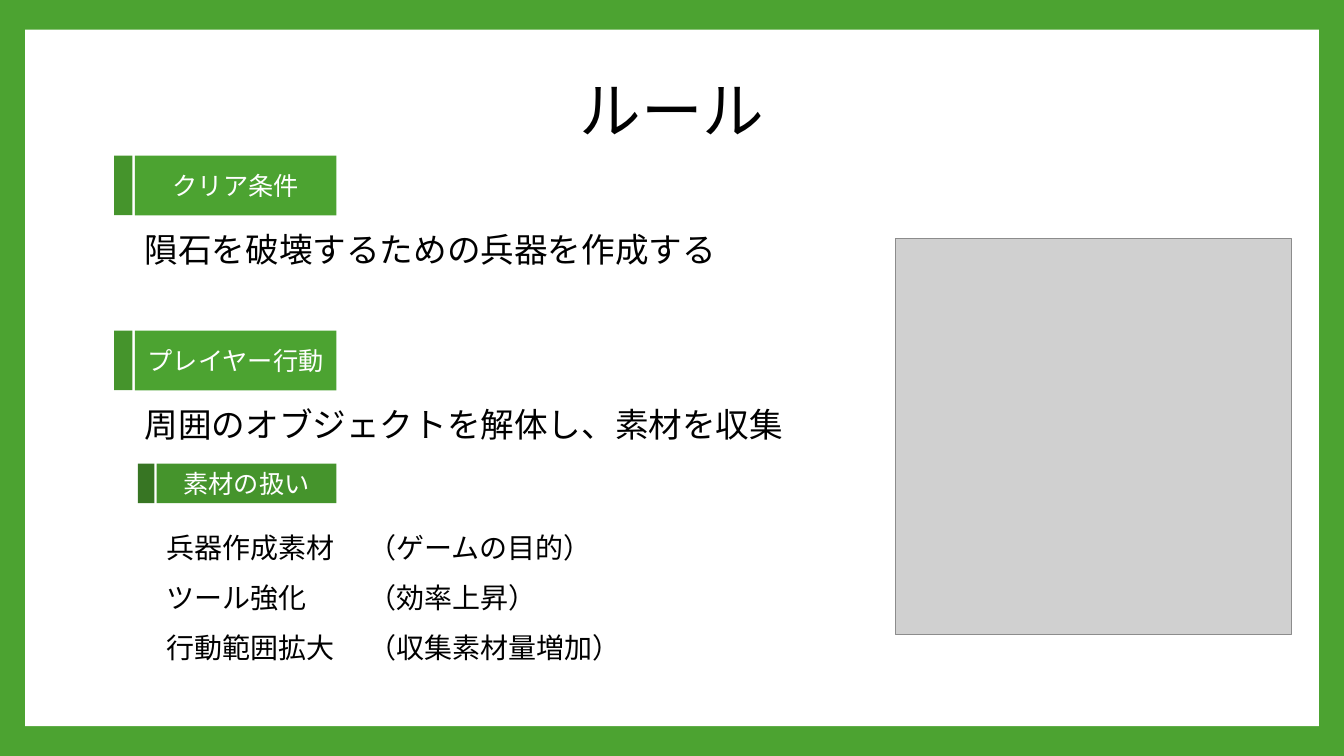
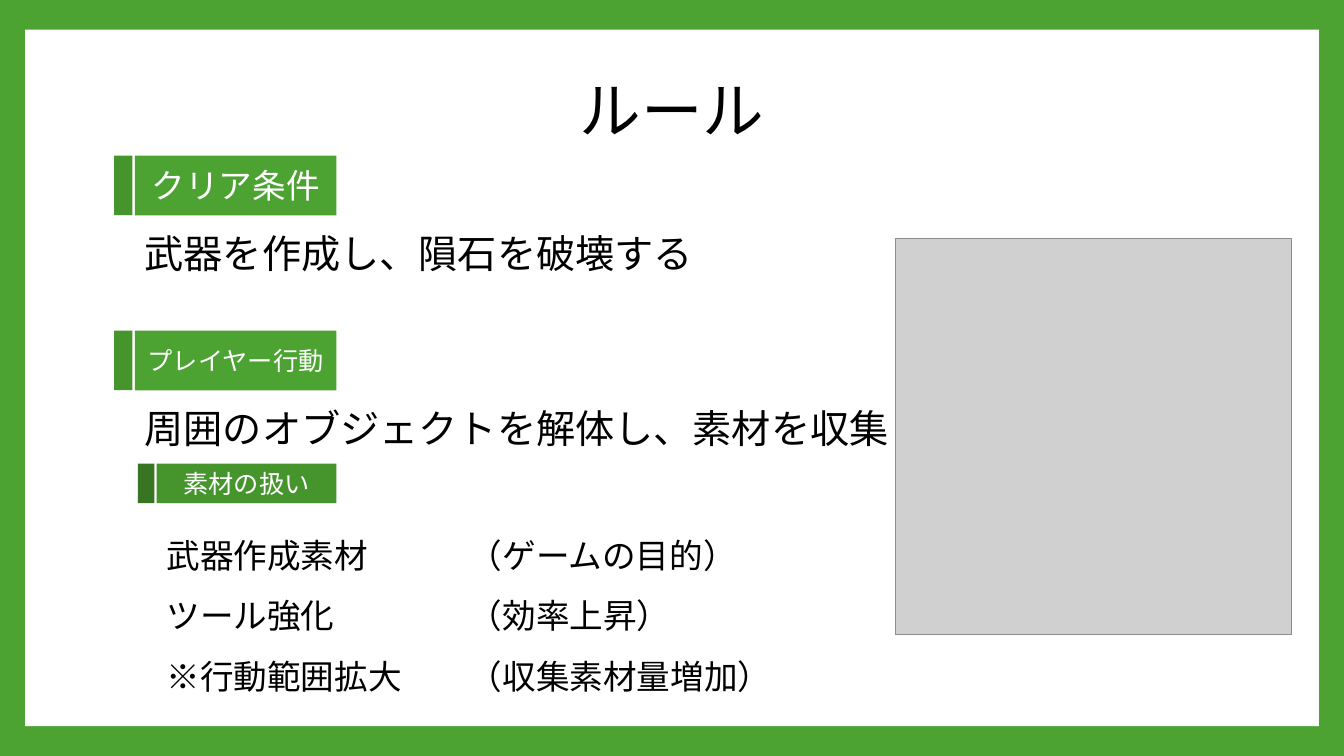
Before and after one commit to A23019/GC_A3_1, a slide deck: slide 8 of 企画/PowerPoint/REBASE_企画書.pptx. Drawn at 1344x756 pixels with LibreOffice and Linux fonts; fonts in the diff are those of the drawing; grey boxes stand for pictures; background and template pictures are left out. Boxes give left, top, right and bottom in pixels: in the first picture for what was removed or moved away, otherwise in the second. Text is boxed around its words. In the diff, an @@ line names an element or a change of style, - is before the commit and + after.

```diff
--- a/企画/PowerPoint/REBASE_企画書.pptx
+++ b/企画/PowerPoint/REBASE_企画書.pptx
@@ freeform shape "クリア条件" at [135,156,337,216]: size 18 to 24 pt @@
@@ text at [145,235,693,272]: text changed; size 24 to 28 pt @@
-隕石を破壊するための兵器を作成する
+武器を作成し、隕石を破壊する
@@ text "周囲のオブジェクトを解体し、素材を収集" at [145,409,889,447]: size 24 to 28 pt @@
@@ text at [167,539,737,571]: text changed; size 20 to 24 pt @@
-兵器作成素材 （ゲームの目的）
+武器作成素材 （ゲームの目的）
@@ text at [167,599,671,631]: size 20 to 24 pt in "ツール強化 （効率上昇）" @@
@@ text at [167,660,771,692]: text changed; size 20 to 24 pt @@
-行動範囲拡大 （収集素材量増加）
+※行動範囲拡大 （収集素材量増加）
```
Also in this commit, not shown: 12 other slides changed, 3 slides added, 2 slides removed.
